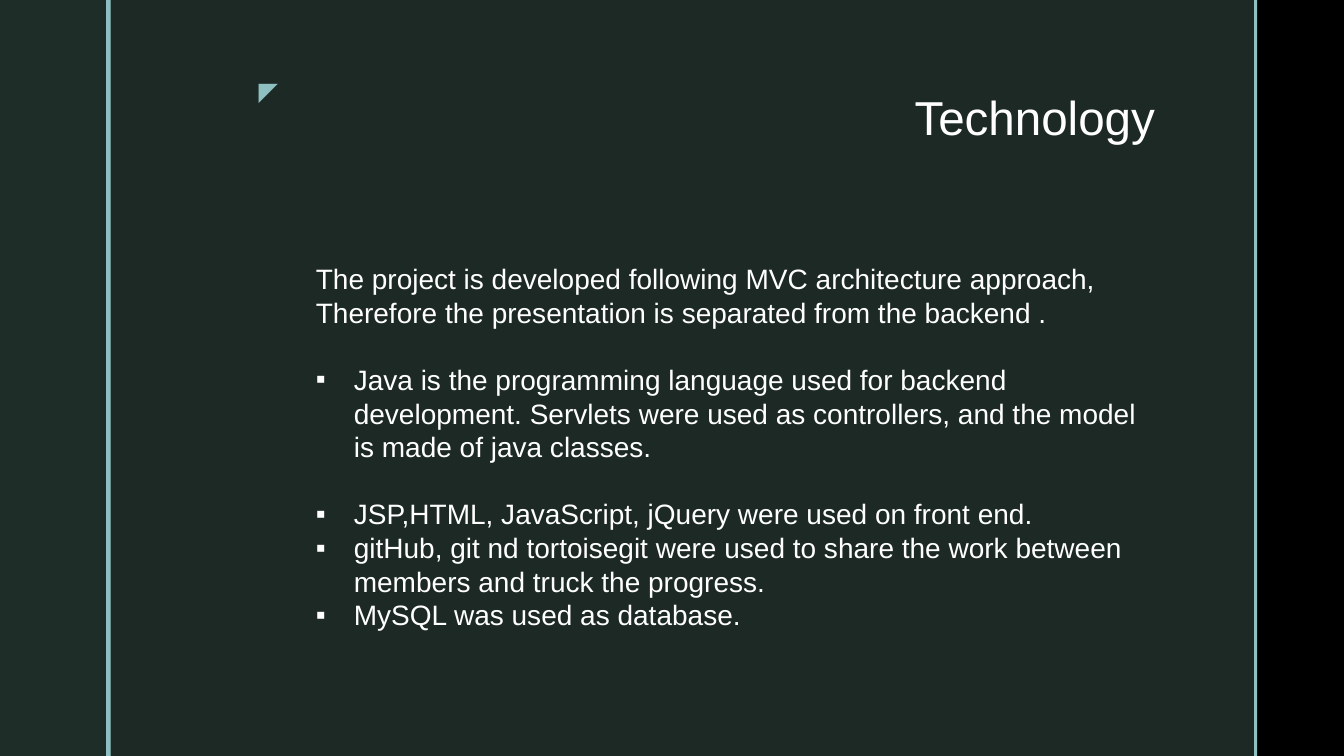
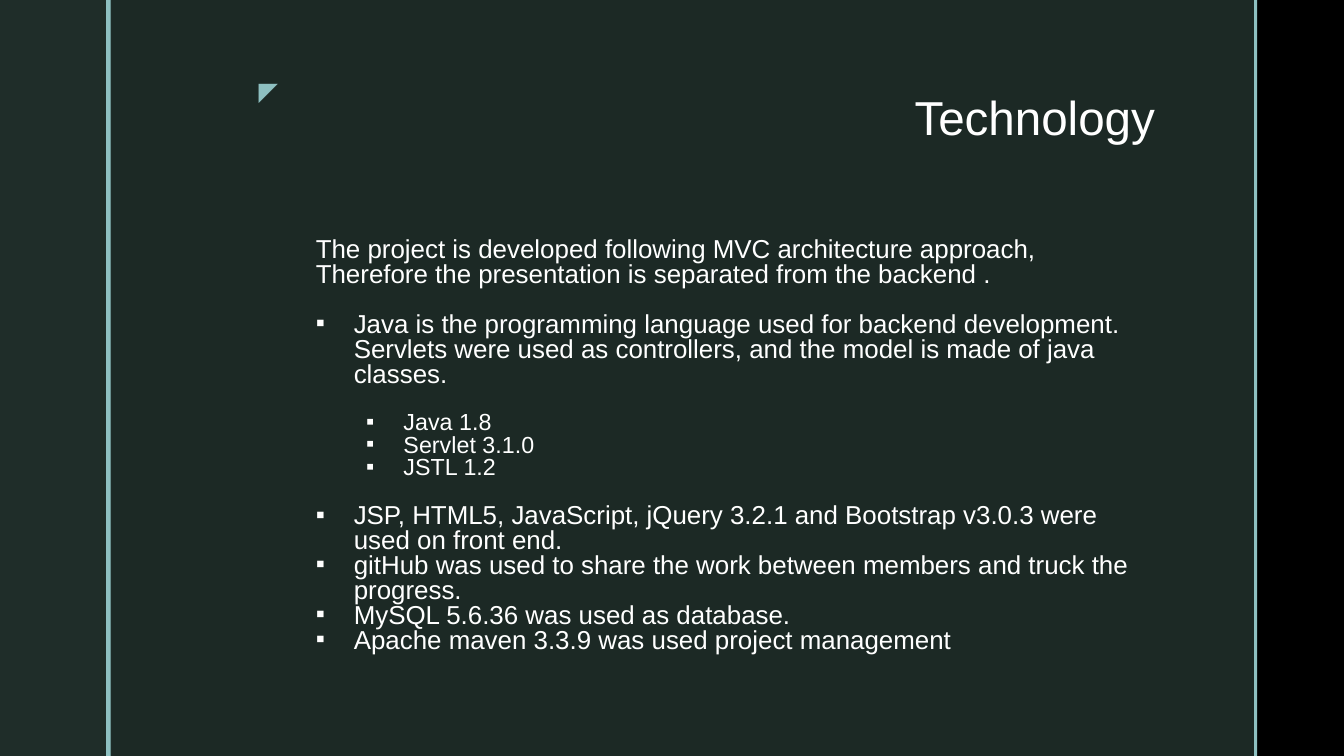
Before and after one commit to tuvshinbt/RealStateManagement, a slide deck: slide 12 of doc/Project presentation.pptx (slide 11 before the commit). Drawn at 1344x756 pixels with LibreOffice and Linux fonts; fonts in the diff are those of the drawing; background and template pictures are left out. Boxes give left, top, right and bottom in pixels: in the first picture for what was removed or moved away, otherwise in the second. Text is boxed around its words. In the diff, an @@ line names an element or a change of style, - is before the commit and + after.

Commit message:
Updated presentation OK

```diff
--- a/doc/Project presentation.pptx
+++ b/doc/Project presentation.pptx
@@ text at [316, 239, 1119, 384]: size 20 to 18.5 pt in "The project is developed following MVC architecture ...", "Therefore the presentation is separated from the ...", "Java is the programming language used for ..."; line spacing 1 to 0.8 @@
@@ text at [354, 413, 1128, 655]: text changed; size 20 to 18.5 pt @@
-▪ JSP,HTML, JavaScript, jQuery were used on front end.
-▪ gitHub, git nd tortoisegit were used to share the work between members and truck the progress.
-▪ MySQL was used as database.
+  ▪ Java 1.8
+  ▪ Servlet 3.1.0
+  ▪ JSTL 1.2
+▪ JSP, HTML5, JavaScript, jQuery 3.2.1 and Bootstrap v3.0.3 were used on front end.
+▪ gitHub was used to share the work between members and truck the progress.
+▪ MySQL 5.6.36 was used as database.
+▪ Apache maven 3.3.9 was used project management
```
Also in this commit, not shown: 5 other slides changed, 2 slides added.
